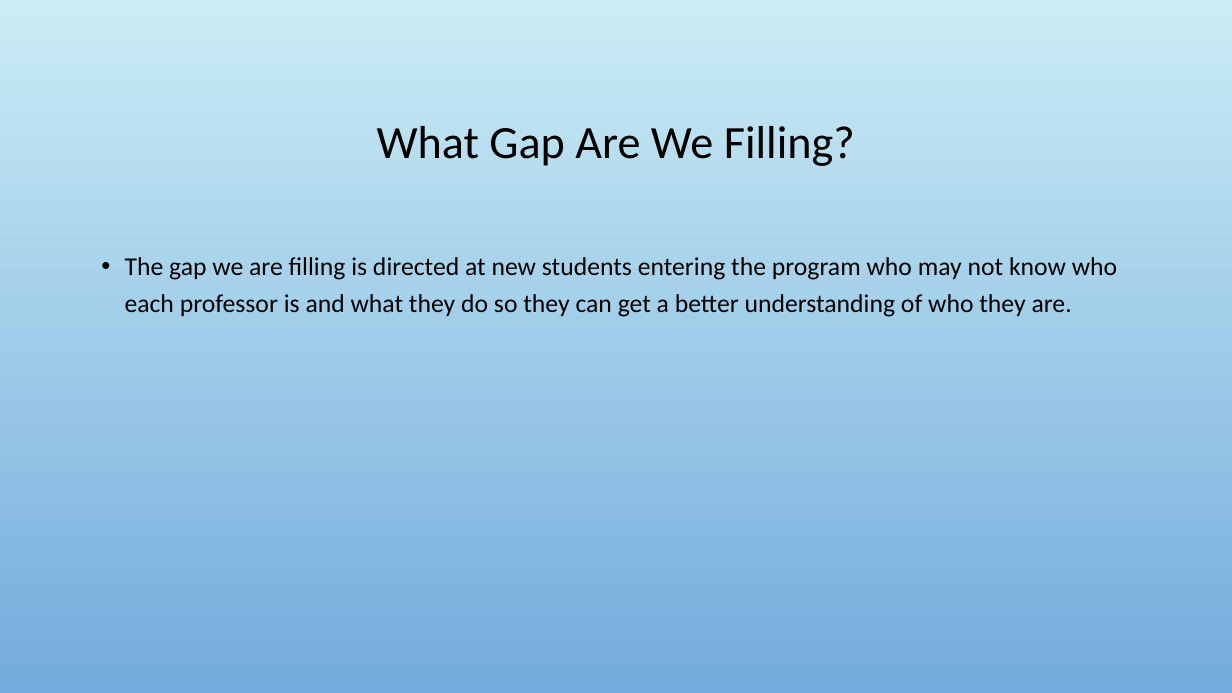
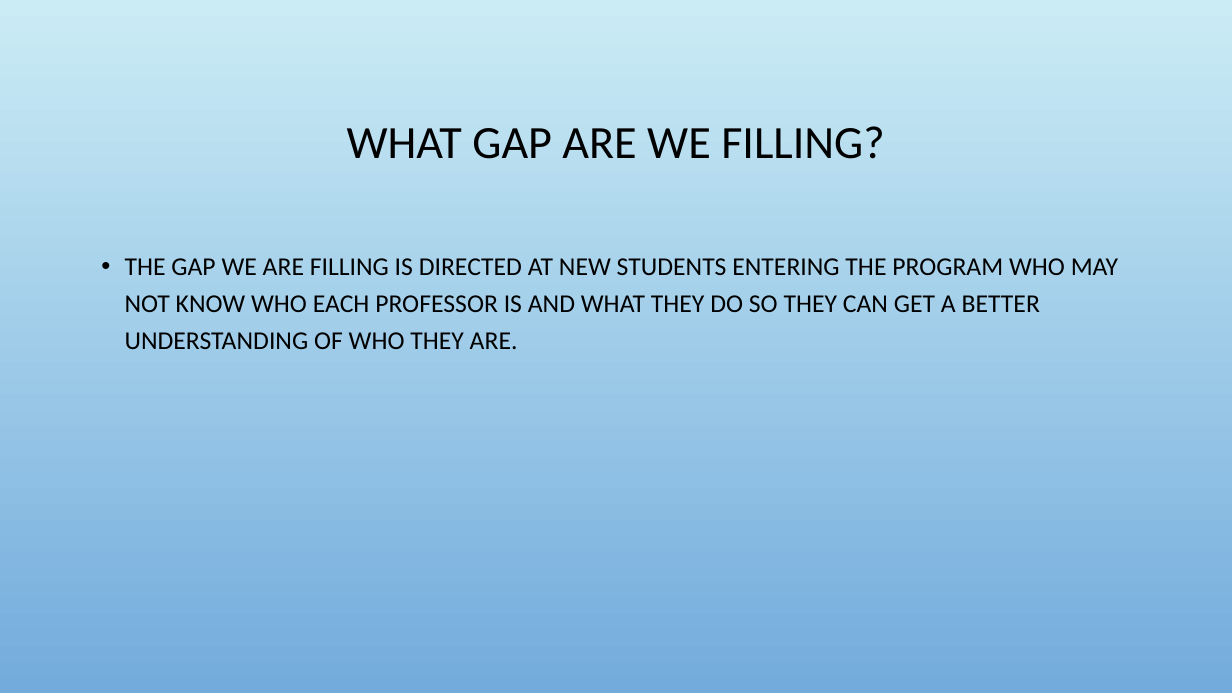
Before and after one commit to Jacobchapman99/ENSE-374-Group07-Project, a slide deck: slide 3 of Milestone4/Milestone 4.ppt. Drawn at 1232x693 pixels with LibreOffice and Linux fonts; fonts in the diff are those of the drawing; background and template pictures are left out. Boxes give left, top, right and bottom in pixels: in the first picture for what was removed or moved away, otherwise in the second. Text is boxed around its words. In the diff, an @@ line names an element or a change of style, - is before the commit and + after.

```diff
--- a/Milestone4/Milestone 4.ppt
+++ b/Milestone4/Milestone 4.ppt
@@ title at (x1=347, y1=126, x2=884, y2=159): text changed @@
-What Gap Are We Filling?
+WHAT GAP ARE WE FILLING?
@@ text at (x1=125, y1=258, x2=1118, y2=349): text changed @@
-• The gap we are filling is directed at new students entering the program who may not know who each professor is and what they do so they can get a better understanding of who they are.
+• THE GAP WE ARE FILLING IS DIRECTED AT NEW STUDENTS ENTERING THE PROGRAM WHO MAY NOT KNOW WHO EACH PROFESSOR IS AND WHAT THEY DO SO THEY CAN GET A BETTER UNDERSTANDING OF WHO THEY ARE.
```
Also in this commit, not shown: 18 other slides changed.
